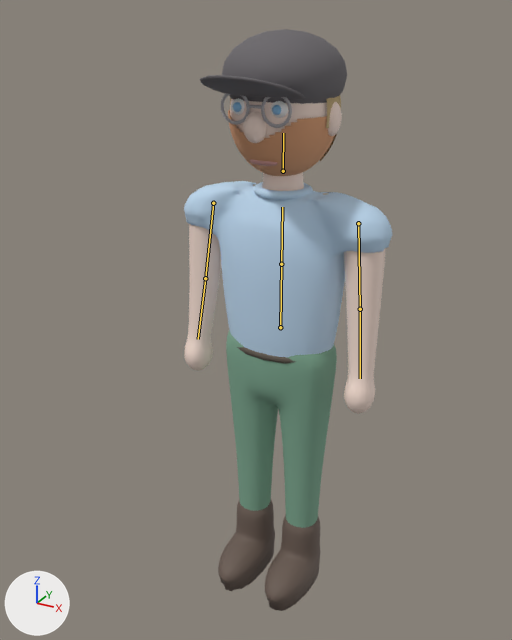
One commit to the glTF model assets/chars/marian.glb: the scene before it, then after it.
Both versions are drawn from a 50 mm camera at (1.037, -2.07, 2.125) aimed at (-0.05, -0.093, 1.136). The axes (+X, +Y, +Z) are drawn at lower left. The lights are the same throughout. The first picture is the older version. The bones that change are drawn over the model as lines.

Names of what the first picture shows: 'Hals', 'Haut_Koerper', 'Hose', 'Kopf_Gruppe', 'Kragen', 'Schuh_L', 'Schuh_R', 'Shirt' and 1 more.
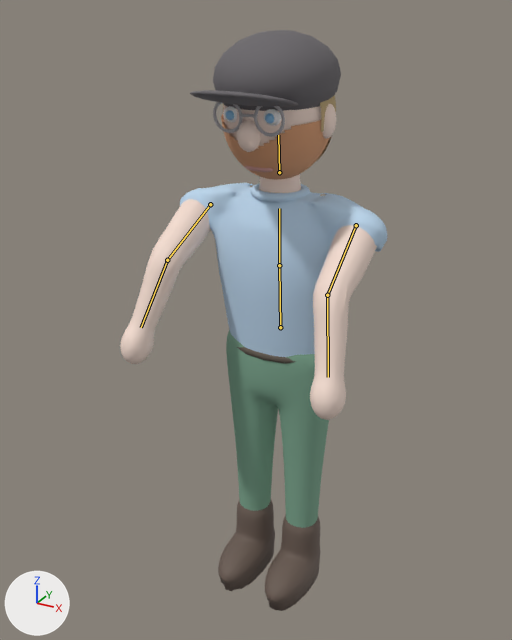
The newer file adds an action. The first version stands in its rest pose; the second is drawn at frame 16 of the action 'FishReel'.

The change, as a diff of the scene's bpy script:
```diff
--- a/assets/chars/marian.glb.py
+++ b/assets/chars/marian.glb.py
@@ bone_spine @@
 bone_spine = bpy.data.objects['MarianRig'].pose.bones['Spine']  # child of 'Hips'
-bone_spine.rotation_quaternion = (1.0, 0.0, 0.0, 0.0)  # degrees (0, 0, 0)
+bone_spine.rotation_quaternion = (1.0, 0.03, 0.0, 0.0)  # degrees (3, 0, 0)
@@ bone_chest @@
 bone_chest = bpy.data.objects['MarianRig'].pose.bones['Chest']  # child of 'Spine'
-bone_chest.rotation_quaternion = (1.0, 0.0, 0.0, 0.0)  # degrees (0, 0, 0)
+bone_chest.rotation_quaternion = (1.0, -0.017, 0.0, 0.0)  # degrees (-2, 0, 0)
@@ bone_head @@
 bone_head = bpy.data.objects['MarianRig'].pose.bones['Head']  # child of 'Neck'
-bone_head.rotation_quaternion = (1.0, 0.0, 0.0, 0.0)  # degrees (0, 0, 0)
+bone_head.rotation_quaternion = (0.999, 0.035, 0.0, 0.0)  # degrees (4, 0, 0)
@@ bone_upperarm_l @@
 bone_upperarm_l = bpy.data.objects['MarianRig'].pose.bones['UpperArm.L']  # child of 'Shoulder.L'
-bone_upperarm_l.rotation_quaternion = (1.0, 0.0, 0.0, 0.0)  # degrees (0, 0, 0)
+bone_upperarm_l.rotation_quaternion = (0.885, -0.461, 0.032, -0.062)  # degrees (-55, 0, -8)
@@ bone_lowerarm_l @@
 bone_lowerarm_l = bpy.data.objects['MarianRig'].pose.bones['LowerArm.L']  # child of 'UpperArm.L'
-bone_lowerarm_l.rotation_quaternion = (1.0, 0.0, 0.0, 0.0)  # degrees (0, 0, 0)
+bone_lowerarm_l.rotation_quaternion = (0.94, 0.342, 0.0, 0.0)  # degrees (40, 0, 0)
@@ bone_upperarm_r @@
 bone_upperarm_r = bpy.data.objects['MarianRig'].pose.bones['UpperArm.R']  # child of 'Shoulder.R'
-bone_upperarm_r.rotation_quaternion = (1.0, 0.0, 0.0, 0.0)  # degrees (0, 0, 0)
+bone_upperarm_r.rotation_quaternion = (0.867, -0.491, -0.043, 0.076)  # degrees (-59, 0, 10)
@@ bone_lowerarm_r @@
 bone_lowerarm_r = bpy.data.objects['MarianRig'].pose.bones['LowerArm.R']  # child of 'UpperArm.R'
-bone_lowerarm_r.rotation_quaternion = (1.0, 0.0, 0.0, 0.0)  # degrees (0, 0, 0)
+bone_lowerarm_r.rotation_quaternion = (0.936, 0.352, 0.0, 0.0)  # degrees (41, 0, 0)
```

Pixel boxes (x1, y1, x2, y2) of what changed, in the pictures (512 x 640 px):
'Shirt', posed: before (184, 181, 392, 358); after (180, 183, 387, 357)
'Haut_Koerper', posed (27% wider, 16% taller): before (184, 224, 386, 414); after (120, 199, 377, 420)
'Kopf_Gruppe', posed: before (200, 29, 347, 176); after (190, 30, 341, 180)
'Hals', posed: before (262, 172, 304, 191); after (259, 174, 301, 193)
'Kragen', posed: before (253, 182, 313, 200); after (250, 184, 310, 202)
bone 'Spine', root to tip: before (280, 327) to (281, 264); after (280, 327) to (279, 265)
bone 'Chest', root to tip: before (281, 264) to (282, 207); after (279, 265) to (279, 208)
bone 'Head', root to tip: before (283, 171) to (283, 133); after (279, 172) to (278, 135)
bone 'UpperArm.L', root to tip: before (358, 223) to (360, 309); after (356, 225) to (327, 295)
bone 'LowerArm.L', root to tip: before (360, 309) to (360, 378); after (327, 295) to (328, 377)
bone 'UpperArm.R', root to tip: before (213, 203) to (205, 278); after (210, 204) to (167, 260)
bone 'LowerArm.R', root to tip: before (205, 278) to (198, 339); after (167, 260) to (141, 327)
